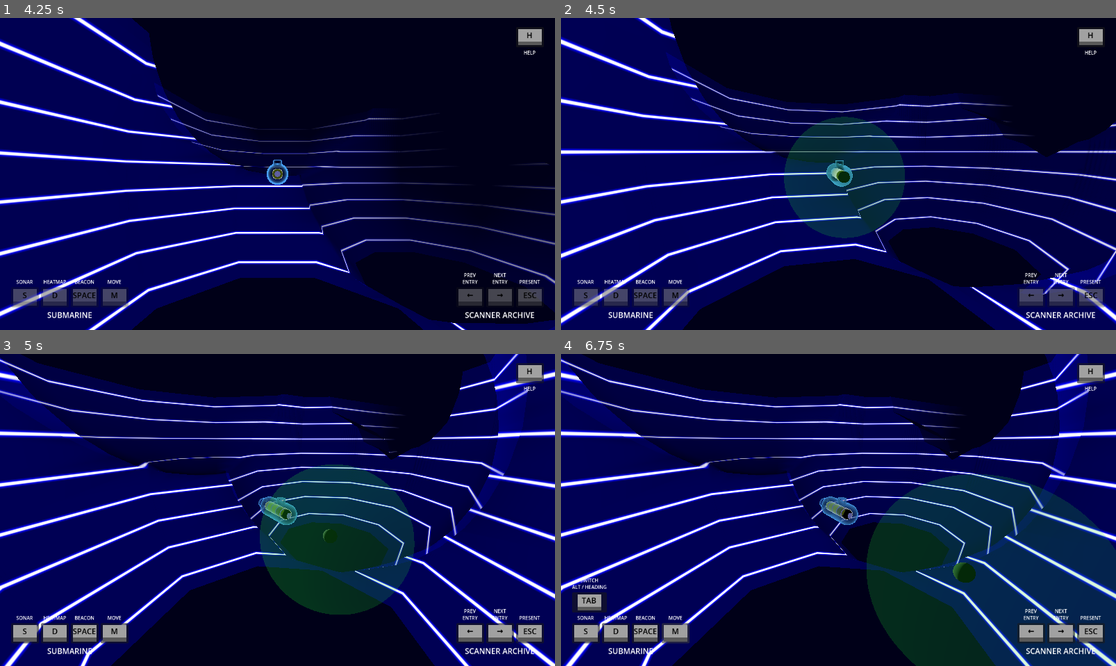
Above: before the commit, frames 1-4 (two rows, left to right).
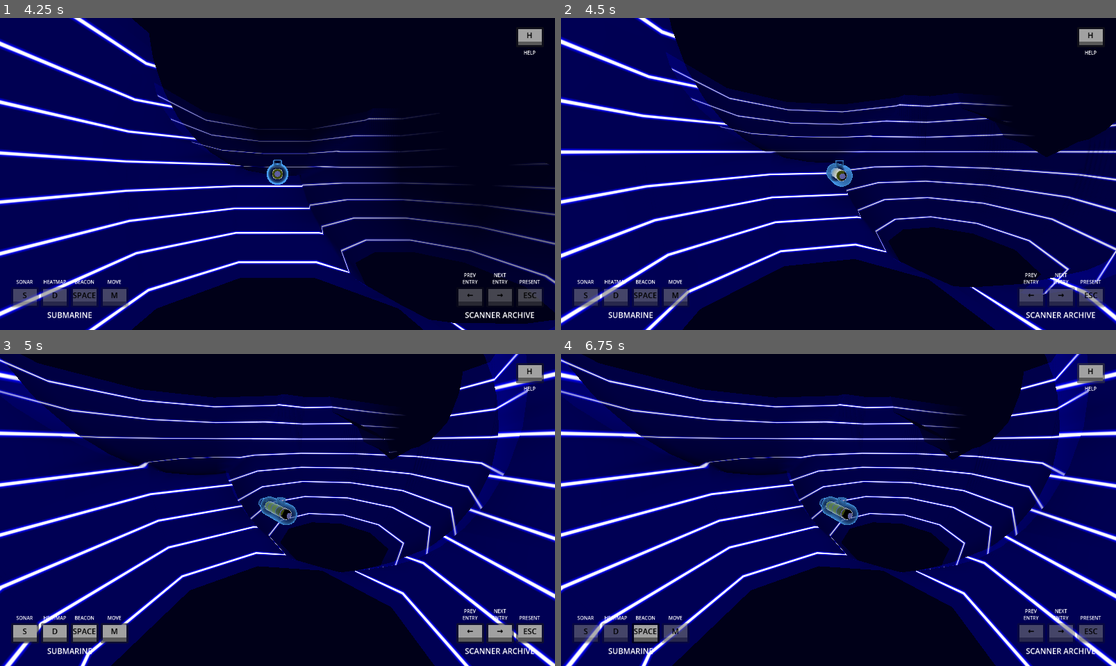
Above: after the commit, the same moments.

Repository: squirrelsoftcompany/LD57
Game: Godot game, scene res://Scenes/test_scene.tscn
Same seed, same stepped clock (60 frames per second), same inputs: the game is played once before the commit and once after it.
Inputs (mouse positions are in pixels of both pictures, inside the frame that each line leads up to):
- Up to frame 1 (4.25 s): click "H" at 0.5 s; click "H" at 1.25 s; click "H" at 2 s; click "S" at 2.75 s; tap Enter at 3.5 s; move the mouse to (399, 158) at 3.52 s; hold Space (mi_launch) from 3.53 s (still down); click (399, 158) at 3.67 s
- Up to frame 2 (4.5 s): release Space (mi_launch) at 4.25 s; drag from (727, 189) to (810, 236) at 4.27 s
- Up to frame 3 (5 s): no input
- Up to frame 4 (6.75 s): click "D" at 5 s; click "SPACE" at 5.75 s; click "M" (after the commit: "H") at 6.5 s

Frame 1 is identical in both runs. In frame 2, 6.6% of the frame differs, in the area x 40-62%, y 31-71%; in frame 3, 11%; in frame 4, 24%, in the area x 2-100%, y 38-100%.

Commit message:
Hold Beacon button and toggle mi button

Diff:
--- a/Scenes/GUI/gui.tscn
+++ b/Scenes/GUI/gui.tscn
@@ -1,8 +1,9 @@
-[gd_scene load_steps=16 format=3 uid="uid://cl7b76mxru8tl"]
+[gd_scene load_steps=18 format=3 uid="uid://cl7b76mxru8tl"]
 
 [ext_resource type="Script" uid="uid://dxacdxwlt5ufc" path="res://Scripts/GUI/gui.gd" id="1_jyhc4"]
 [ext_resource type="PackedScene" uid="uid://csf7h3tyeu5ea" path="res://Scenes/GUI/top_button.tscn" id="1_psa72"]
 [ext_resource type="PackedScene" uid="uid://bg5tc4tw3t6bv" path="res://Scenes/GUI/bottom_button.tscn" id="2_gm40n"]
+[ext_resource type="Texture2D" uid="uid://d4d1682bns04p" path="res://Sprites/right_click.png" id="4_b4lgj"]
 
 [sub_resource type="InputEventAction" id="InputEventAction_gm40n"]
 action = &"mi_switch"
@@ -10,6 +11,9 @@
 
 [sub_resource type="Shortcut" id="Shortcut_jyhc4"]
 events = [SubResource("InputEventAction_gm40n")]
+
+[sub_resource type="LabelSettings" id="LabelSettings_jtdjp"]
+font_size = 10
 
 [sub_resource type="InputEventAction" id="InputEventAction_b4lgj"]
 action = &"scan_huge_sonar"
@@ -77,8 +81,6 @@
 grow_horizontal = 0
 key = "H"
 help = "HELP"
-ask_signal_name = "ask_something"
-disabled = false
 metadata/_edit_use_anchors_ = true
 
 [node name="VBoxContainer" type="VBoxContainer" parent="Control"]
@@ -90,17 +92,35 @@
 offset_right = 244.0
 grow_vertical = 0
 
-[node name="HBoxContainer3" type="HBoxContainer" parent="Control/VBoxContainer"]
-layout_mode = 2
-
-[node name="SwitchButton" parent="Control/VBoxContainer/HBoxContainer3" instance=ExtResource("2_gm40n")]
+[node name="AdvancedMoveHelp" type="HBoxContainer" parent="Control/VBoxContainer"]
+layout_mode = 2
+
+[node name="SwitchButton" parent="Control/VBoxContainer/AdvancedMoveHelp" instance=ExtResource("2_gm40n")]
 layout_mode = 2
 key = "TAB"
 help = "SWITCH
-ALT / HEADING"
+ALTITUDE
+HEADING"
 shortcut = SubResource("Shortcut_jyhc4")
 ask_signal_name = "ask_switch"
-disabled = false
+
+[node name="ValidateRect" type="VBoxContainer" parent="Control/VBoxContainer/AdvancedMoveHelp"]
+layout_mode = 2
+alignment = 2
+
+[node name="Label" type="Label" parent="Control/VBoxContainer/AdvancedMoveHelp/ValidateRect"]
+layout_mode = 2
+text = "VALIDATE
+POSITION
+"
+label_settings = SubResource("LabelSettings_jtdjp")
+horizontal_alignment = 1
+vertical_alignment = 1
+uppercase = true
+
+[node name="TextureRect" type="TextureRect" parent="Control/VBoxContainer/AdvancedMoveHelp/ValidateRect"]
+layout_mode = 2
+texture = ExtResource("4_b4lgj")
 
 [node name="HBoxContainer" type="HBoxContainer" parent="Control/VBoxContainer"]
 layout_mode = 2
@@ -111,7 +131,6 @@
 help = "SONAR"
 shortcut = SubResource("Shortcut_jtdjp")
 ask_signal_name = "ask_sonar"
-disabled = false
 metadata/_edit_use_anchors_ = true
 
 [node name="HeatmapButton" parent="Control/VBoxContainer/HBoxContainer" instance=ExtResource("2_gm40n")]
@@ -119,7 +138,6 @@
 key = "D"
 help = "HEATMAP"
 ask_signal_name = "ask_heatmap"
-disabled = false
 metadata/_edit_use_anchors_ = true
 
 [node name="BeaconButton" parent="Control/VBoxContainer/HBoxContainer" instance=ExtResource("2_gm40n")]
@@ -127,7 +145,7 @@
 key = "SPACE"
 help = "BEACON"
 ask_signal_name = "ask_beacon"
-disabled = false
+mode = 1
 metadata/_edit_use_anchors_ = true
 
 [node name="MoveButton" parent="Control/VBoxContainer/HBoxContainer" instance=ExtResource("2_gm40n")]
@@ -136,7 +154,7 @@
 help = "MOVE"
 shortcut = SubResource("Shortcut_b4lgj")
 ask_signal_name = "ask_move"
-disabled = false
+mode = 2
 metadata/_edit_use_anchors_ = true
 
 [node name="Label" type="Label" parent="Control/VBoxContainer"]
@@ -168,7 +186,6 @@
 ENTRY"
 shortcut = SubResource("Shortcut_vh4xu")
 ask_signal_name = "ask_prev_entry"
-disabled = false
 
 [node name="NextButton" parent="Control/VBoxContainer2/HBoxContainer2" instance=ExtResource("2_gm40n")]
 layout_mode = 2
@@ -177,7 +194,6 @@
 entry"
 shortcut = SubResource("Shortcut_p8y2k")
 ask_signal_name = "ask_next_entry"
-disabled = false
 
 [node name="PresentButton" parent="Control/VBoxContainer2/HBoxContainer2" instance=ExtResource("2_gm40n")]
 layout_mode = 2
@@ -185,7 +201,6 @@
 help = "present"
 shortcut = SubResource("Shortcut_5m8o7")
 ask_signal_name = "ask_present"
-disabled = false
 
 [node name="Label" type="Label" parent="Control/VBoxContainer2"]
 layout_mode = 2
--- a/Scripts/Autoload/EventHolder.gd
+++ b/Scripts/Autoload/EventHolder.gd
@@ -1,6 +1,10 @@
 extends Node
 
 # moving
+@warning_ignore("unused_signal")
+signal player_start_mi()
+@warning_ignore("unused_signal")
+signal player_finish_mi()
 signal player_start_moving(start_position:Vector3, player_rotation : Vector3)
 signal player_finish_moving(finish_position:Vector3, player_rotation : Vector3)
 #archive
@@ -15,7 +19,9 @@
 @warning_ignore("unused_signal")
 signal ask_heatmap()
 @warning_ignore("unused_signal")
-signal ask_beacon()
+signal ask_beacon_start()
+@warning_ignore("unused_signal")
+signal ask_beacon_finish()
 @warning_ignore("unused_signal")
 signal ask_move()
 @warning_ignore("unused_signal")
@@ -33,11 +39,13 @@
 var _moving := false
 var _navigating_archive := false
 var _scanning := false
+var _asking_beacon := false
 
 
-func CanMove() -> bool: return !_moving and !_navigating_archive and !_scanning
-func CanNavigate() -> bool: return !_moving and !_scanning
-func CanScan() -> bool: return !_moving and !_navigating_archive and !_scanning
+func CanMove() -> bool: return !_moving and !_navigating_archive and !_scanning and !_asking_beacon
+func CanNavigate() -> bool: return !_moving and !_scanning and !_asking_beacon
+func CanScan() -> bool: return !_moving and !_navigating_archive and !_scanning and !_asking_beacon
+func CanBeacon() -> bool: return !_moving and !_navigating_archive and !_scanning
 
 
 func _ready() -> void:
@@ -47,3 +55,5 @@
 	connect("player_quit_navigating_archive", func(_x, _y): _navigating_archive = false)
 	connect("player_start_scanning", func(_x): _scanning = true)
 	connect("player_finish_scanning", func(_x): _scanning = false)
+	connect("ask_beacon_start", func(): _asking_beacon = true)
+	connect("ask_beacon_finish", func(): _asking_beacon = false)
--- a/Scripts/GUI/button.gd
+++ b/Scripts/GUI/button.gd
@@ -6,8 +6,10 @@
 @export var key:="A" : set = set_key
 @export_multiline var help:="do\nsomething" : set = set_help
 @export var shortcut : Shortcut = null : set = set_shortcut
-@export var ask_signal_name : String = "ask_something"
+@export var ask_signal_name : String = ""
 @export var disabled : bool = false : set = set_disabled
+@export var button_pressed : bool = false : set = set_button_pressed, get = get_button_pressed
+@export_enum("NORMAL:0", "HOLD:1", "TOGGLE:2") var mode : int = 0 : set = set_mode
 
 
 func set_key(value):
@@ -30,10 +32,35 @@
 	$Button.disabled = disabled
 
 
+func set_mode(value):
+	mode = value
+	$Button.toggle_mode = mode > 0
+
+
+func set_button_pressed(value):
+	$Button.button_pressed = value
+
+
+func get_button_pressed():
+	return $Button.button_pressed
+
+
 func _ready() -> void:
-	$Button.connect("pressed", _on_button_pressed)
+	if mode == 1: # HOLD MODE
+		$Button.connect("toggled", _on_button_toggled)
+	else:
+		$Button.connect("pressed", _on_button_pressed)
 
 
 func _on_button_pressed() -> void:
-	print("button pressed -> ", ask_signal_name)
-	GlobalEventHolder.emit_signal(ask_signal_name)
+	if !ask_signal_name.is_empty():
+		print(name, " pressed -> ", ask_signal_name)
+		GlobalEventHolder.emit_signal(ask_signal_name)
+
+
+func _on_button_toggled(toggled_on: bool) -> void:
+	assert(mode == 1)
+	if !ask_signal_name.is_empty():
+		var ask_signal_name_full := ask_signal_name + ("_start" if toggled_on else "_finish")
+		print(name, " pressed(", toggled_on, ") -> ", ask_signal_name_full)
+		GlobalEventHolder.emit_signal(ask_signal_name_full)
--- a/Scripts/GUI/gui.gd
+++ b/Scripts/GUI/gui.gd
@@ -2,10 +2,11 @@
 
 
 @onready var _move_button : SpecialButton = $Control/VBoxContainer/HBoxContainer/MoveButton
-@onready var _switch_button : SpecialButton = $Control/VBoxContainer/HBoxContainer3/SwitchButton
+@onready var _advanced_move_button : Control = $Control/VBoxContainer/AdvancedMoveHelp
 @onready var _sonar_button : SpecialButton = $Control/VBoxContainer/HBoxContainer/SonarButton
 @onready var _heatmap_button : SpecialButton = $Control/VBoxContainer/HBoxContainer/HeatmapButton
 @onready var _beacon_button : SpecialButton = $Control/VBoxContainer/HBoxContainer/BeaconButton
+@onready var _beacon_true_button : Button = $Control/VBoxContainer/HBoxContainer/BeaconButton/Button
 @onready var _prev_button : SpecialButton = $Control/VBoxContainer2/HBoxContainer2/PrevButton
 @onready var _next_button : SpecialButton = $Control/VBoxContainer2/HBoxContainer2/NextButton
 @onready var _present_button : SpecialButton = $Control/VBoxContainer2/HBoxContainer2/PresentButton
@@ -13,12 +14,10 @@
 
 # Called when the node enters the scene tree for the first time.
 func _ready() -> void:
-	_switch_button.visible = false
-	_switch_button.disabled = true
-	GlobalEventHolder.connect("ask_move", func(): _switch_button.visible = true)
-	GlobalEventHolder.connect("ask_move", func(): _switch_button.disabled = false)
-	GlobalEventHolder.connect("player_start_moving", func(_x, _y): _switch_button.visible = false)
-	GlobalEventHolder.connect("player_start_moving", func(_x, _y): _switch_button.disabled = true)
+	_advanced_move_button.visible = false
+	GlobalEventHolder.connect("player_start_mi", func(): _advanced_move_button.visible = true)
+	GlobalEventHolder.connect("player_finish_mi", func(): _advanced_move_button.visible = false)
+	GlobalEventHolder.connect("player_finish_mi", func(): _move_button.button_pressed = false)
 
 
 # Called every frame. 'delta' is the elapsed time since the previous frame.
@@ -26,7 +25,14 @@
 	_move_button.disabled = !GlobalEventHolder.CanMove()
 	_sonar_button.disabled = !GlobalEventHolder.CanScan()
 	_heatmap_button.disabled = !GlobalEventHolder.CanScan()
-	_beacon_button.disabled = !GlobalEventHolder.CanScan()
+	_beacon_button.disabled = !GlobalEventHolder.CanBeacon()
 	_prev_button.disabled = !GlobalEventHolder.CanNavigate()
 	_next_button.disabled = !GlobalEventHolder.CanNavigate()
 	_present_button.disabled = !GlobalEventHolder.CanNavigate()
+
+
+func _input(event: InputEvent) -> void:
+	if _beacon_button.disabled: return
+	if event is InputEventKey:
+		if event.is_action("mi_launch"):
+			_beacon_true_button.button_pressed = event.pressed
--- a/Scripts/IngameUI/MovingInteraction.gd
+++ b/Scripts/IngameUI/MovingInteraction.gd
@@ -32,10 +32,13 @@
 
 func _on_visibility_changed() -> void:
 	if visible:
+		GlobalEventHolder.emit_signal("player_start_mi")
 		_candidate_altitude = 0
 		_candidate_position = _candidate_azimuth_distance
 		_switched = false
 		_update_drawings()
+	else:
+		GlobalEventHolder.emit_signal("player_finish_mi")
 
 
 # Called every frame. 'delta' is the elapsed time since the previous frame.
--- a/Scripts/player.gd
+++ b/Scripts/player.gd
@@ -59,7 +59,7 @@
 	_moving_sound.play()
 
 func _process(_delta: float) -> void:
-	if Input.is_action_pressed("mi_launch"):
+	if GlobalEventHolder._asking_beacon:
 		_launch_is_charging = true
 		if _launch_charge_power < launch_max_charge:
 			_launch_charge_power += _delta
Binary file changed: Sprites/right_click.png
